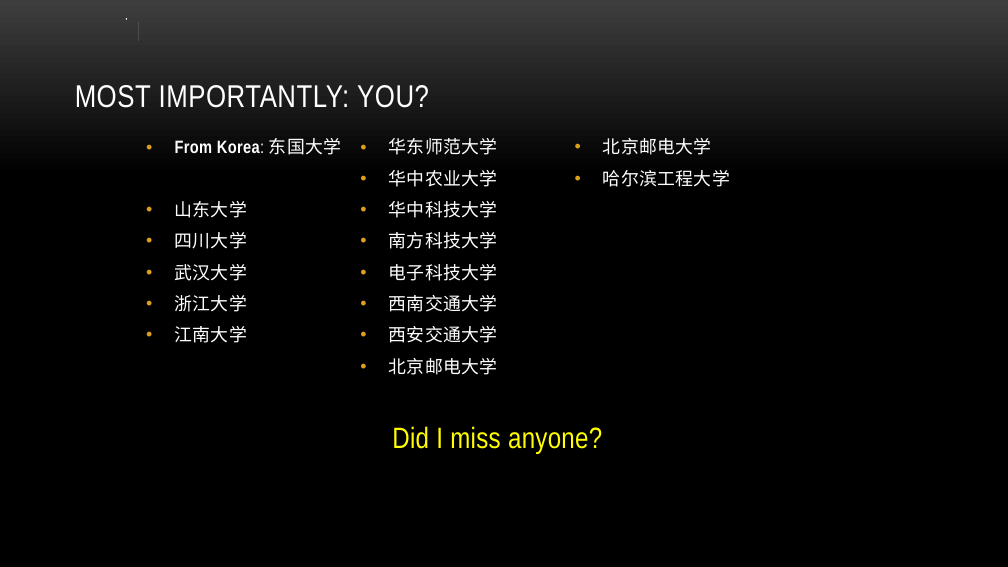
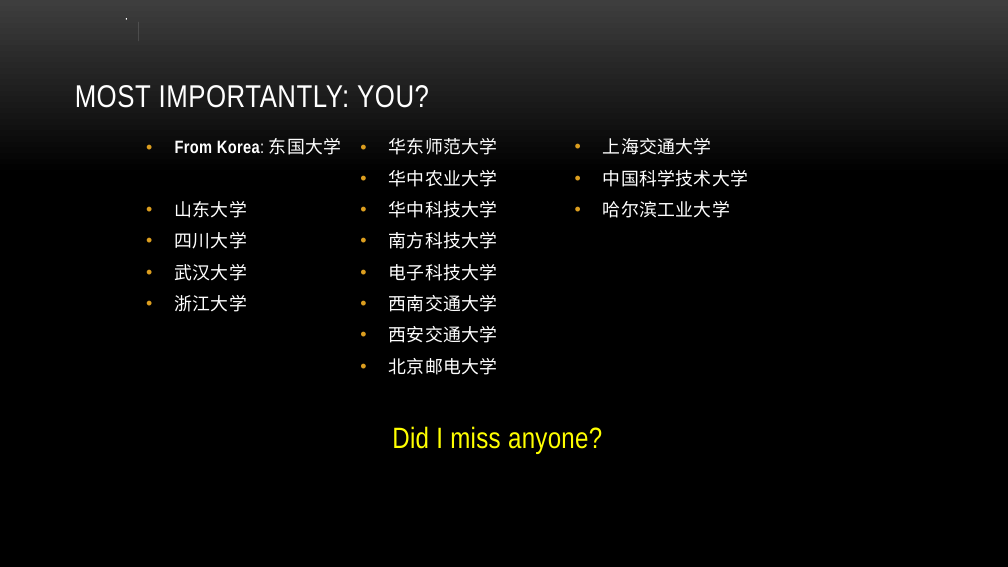
Before and after one commit to myuwbclasses/IntroGameDevelopment, a slide deck: slide 2 of PPT/Intro.pptx. Drawn at 1008x567 pixels with LibreOffice and Linux fonts; fonts in the diff are those of the drawing; background and template pictures are left out. Boxes give left, top, right and bottom in pixels: in the first picture for what was removed or moved away, otherwise in the second. Text is boxed around its words. In the diff, an @@ line names an element or a change of style, - is before the commit and + after.

```diff
--- a/PPT/Intro.pptx
+++ b/PPT/Intro.pptx
@@ text at <box>603,138,748,218</box>: text changed @@
-• 北京邮电大学
-• 哈尔滨工程大学
+• 上海交通大学
+• 中国科学技术大学
+• 哈尔滨工业大学
@@ text at <box>175,326,247,343</box>: paragraph removed @@
-• 江南大学
```
Also in this commit, not shown: 3 other slides changed, 2 other files.
